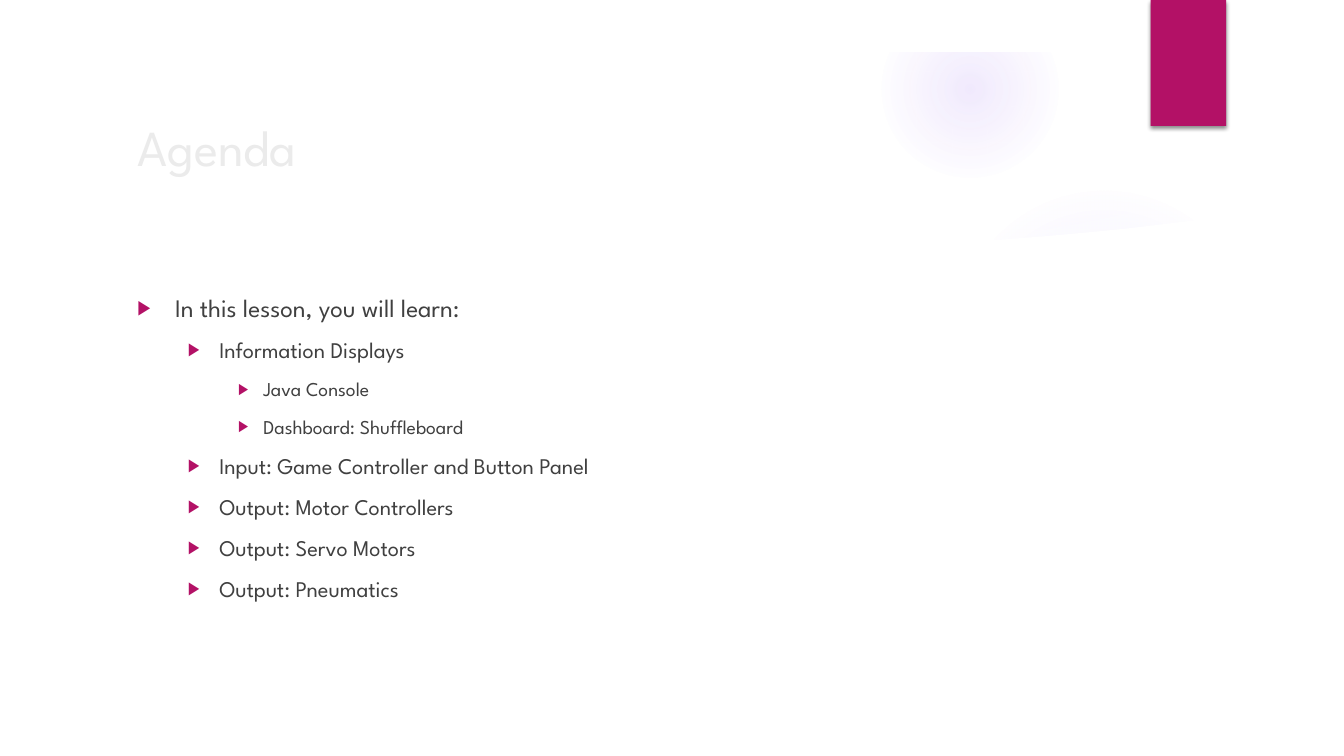
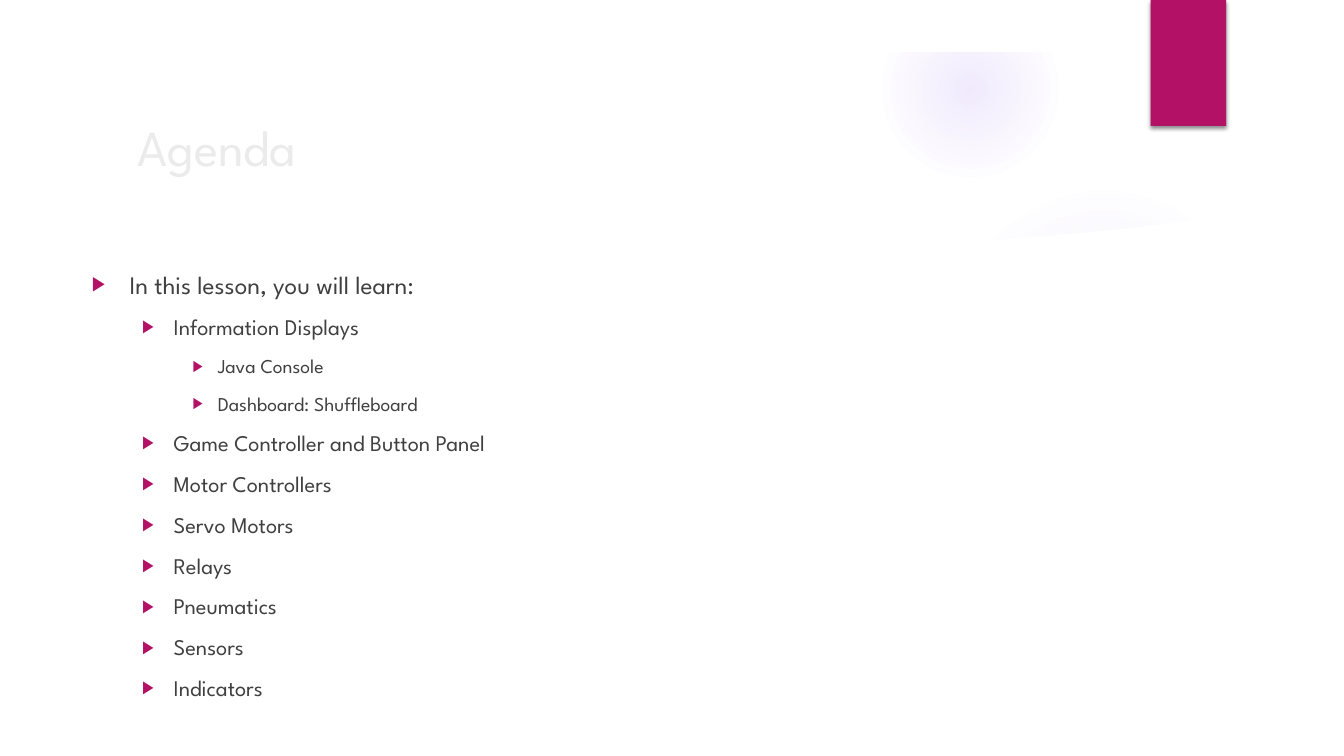
Before and after one commit to trc492/FrcProgrammingClass, a slide deck: slide 2 of Lesson2/BasicRobotComponents.pptx. Drawn at 1344x756 pixels with LibreOffice and Linux fonts; fonts in the diff are those of the drawing; background and template pictures are left out. Boxes give left, top, right and bottom in pixels: in the first picture for what was removed or moved away, otherwise in the second. Text is boxed around its words. In the diff, an @@ line names an element or a change of style, - is before the commit and + after.

```diff
--- a/Lesson2/BasicRobotComponents.pptx
+++ b/Lesson2/BasicRobotComponents.pptx
@@ text "In this lesson, you will ...": place and size @@
-text "In this lesson, you will ..." at bbox=[175, 299, 588, 602]
+text "In this lesson, you will ..." at bbox=[130, 276, 485, 697]
@@ text at bbox=[174, 435, 485, 697]: text changed @@
-  ▶ Input: Game Controller and Button Panel
-  ▶ Output: Motor Controllers
-  ▶ Output: Servo Motors
-  ▶ Output: Pneumatics
+  ▶ Game Controller and Button Panel
+  ▶ Motor Controllers
+  ▶ Servo Motors
+  ▶ Relays
+  ▶ Pneumatics
+  ▶ Sensors
+  ▶ Indicators
```
Also in this commit, not shown: 19 other slides changed, 12 slides added, 25 other files.
